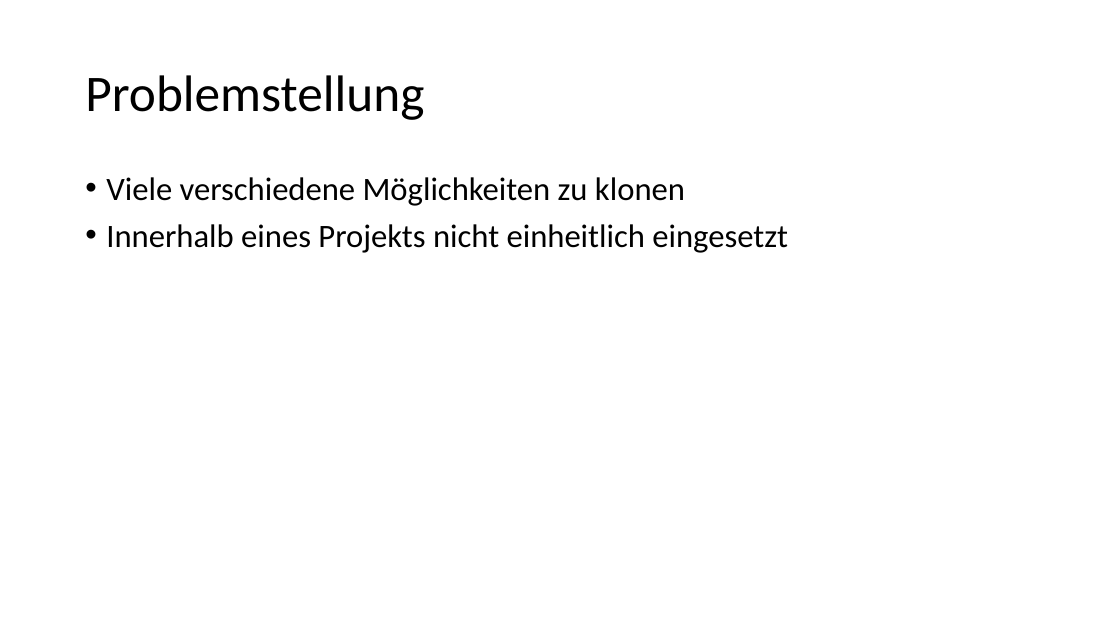
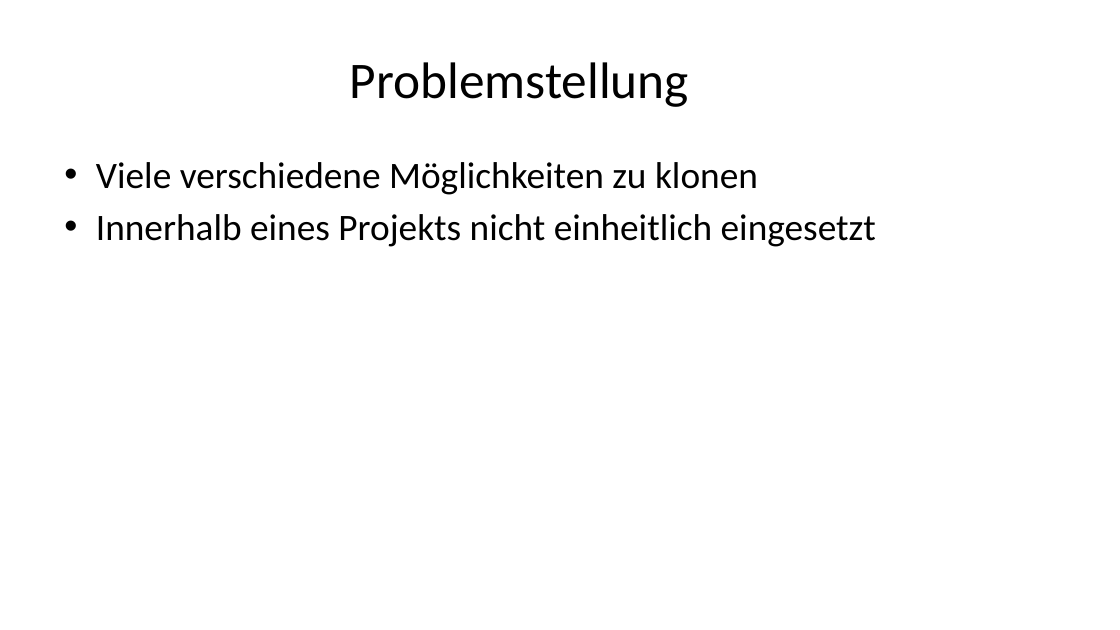
Before and after one commit to doubleSlashde/brownbagLunchCloneObjectsInJava, a slide deck: slide 2 of Klonen von Objekten in Java.pptx (slide 3 before the commit). Drawn at 1120x630 pixels with LibreOffice and Linux fonts; fonts in the diff are those of the drawing. Boxes give left, top, right and bottom in pixels: in the first picture for what was removed or moved away, otherwise in the second. Text is boxed around its words. In the diff, an @@ line names an element or a change of style, - is before the commit and + after.

```diff
--- a/Klonen von Objekten in Java.pptx
+++ b/Klonen von Objekten in Java.pptx
@@ title "Problemstellung": place and size @@
-title "Problemstellung" at <box>85,75,424,120</box>
+title "Problemstellung" at <box>350,62,689,107</box>
@@ title "Problemstellung" at <box>350,62,689,107</box>: alignment left to centre; line spacing 0.9 to 1 @@
@@ text "Viele verschiedene Möglichkeiten zu klonen": place and size @@
-text "Viele verschiedene Möglichkeiten zu klonen" at <box>106,177,788,253</box>
+text "Viele verschiedene Möglichkeiten zu klonen" at <box>96,162,876,247</box>
@@ text "Viele verschiedene Möglichkeiten zu klonen" at <box>96,162,876,247</box>: size 28 to 32 pt; indent changed; line spacing 0.9 to 1; less space between paragraphs @@
```
Also in this commit, not shown: 6 other slides changed, 4 slides added, 3 slides removed, 2 other files.
